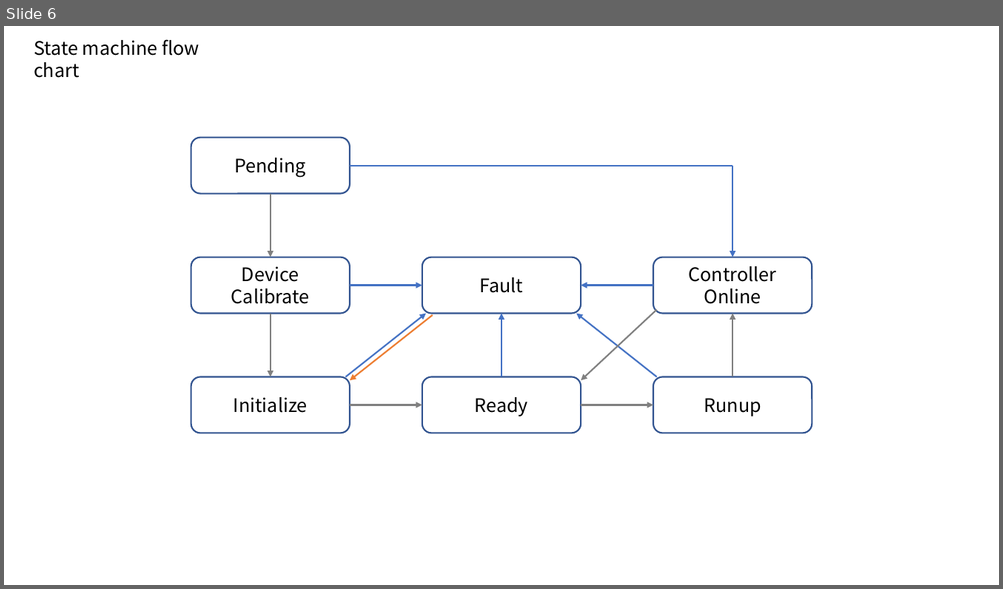
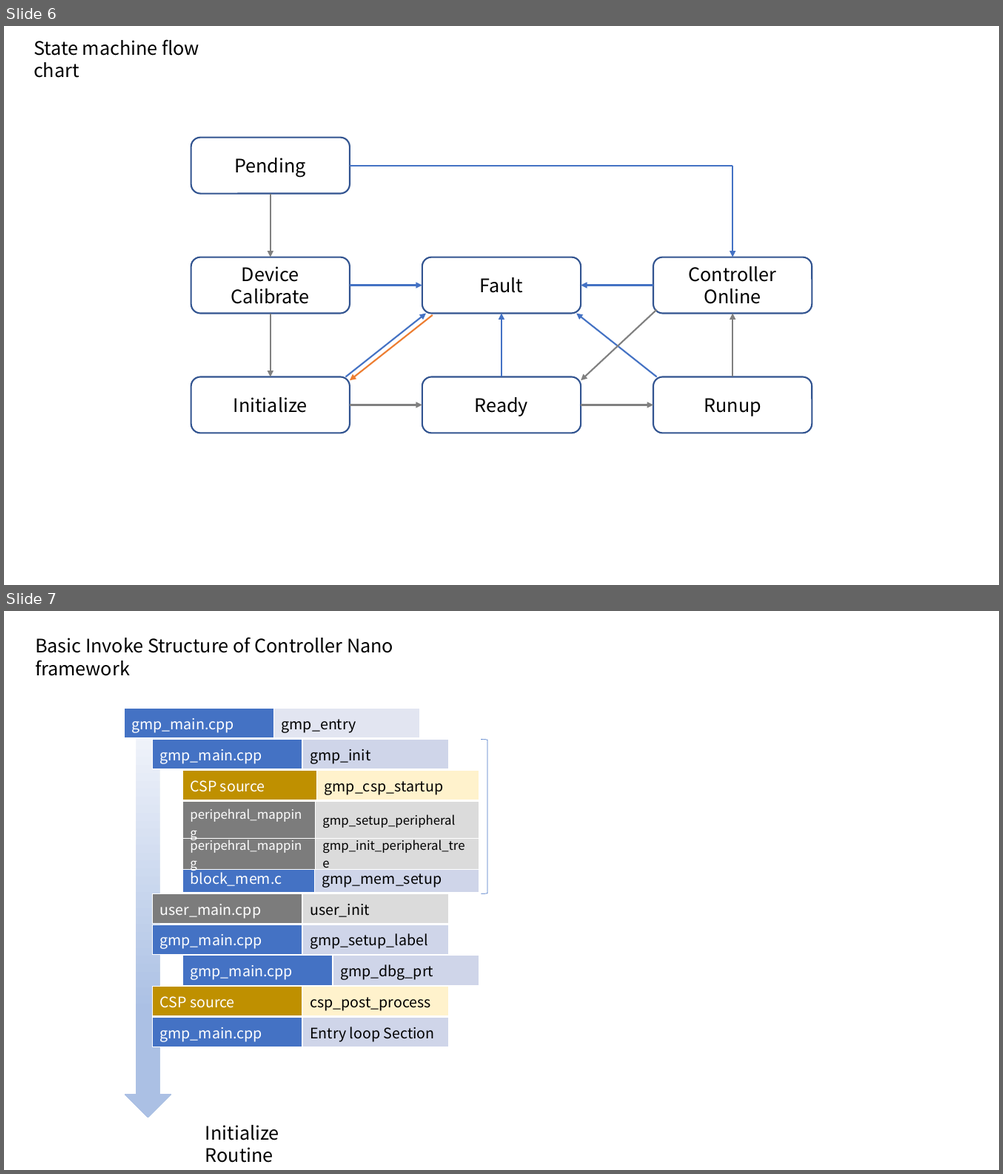
Before and after one commit to sjw1109/gmp_pro, a slide deck: img/source picture of GMP core.pptx. Shown one above the other, each under a label of ours: slide 6 before the commit, slides 6 and 7 after it. The pictures are 1003x589 and 1003x1174 pixels, drawn with LibreOffice and Linux fonts; fonts in the diff are those of the drawing. Boxes give left, top, right and bottom in pixels: in the first picture for what was removed or moved away, otherwise in the second. Text is boxed around its words. In the diff, an @@ line names an element or a change of style, - is before the commit and + after.

Commit message:
upgrade framework

```diff
--- a/img/source picture of GMP core.pptx
+++ b/img/source picture of GMP core.pptx
@@ slide 7 added at (4, 611, 999, 1170), background #FFFFFF @@
@@ text added at (35, 637, 393, 676), 18 pt, text #000000 @@
+Basic Invoke Structure of Controller Nano framework
@@ down arrow added at (124, 709, 171, 1119), fill gradient #F6F8FC to #ABC0E4 @@
@@ table added at (124, 709, 421, 738), 1 rows, 2 columns @@
+gmp_main.cpp | gmp_entry
@@ table added at (153, 739, 449, 769), 1 rows, 2 columns @@
+gmp_main.cpp | gmp_init
@@ right bracket added at (481, 739, 487, 894), outline #4472C4 0.5 pt @@
@@ table added at (183, 771, 479, 800), 1 rows, 2 columns @@
+CSP source | gmp_csp_startup
@@ table added at (183, 801, 479, 831), 1 rows, 2 columns @@
+peripehral_mapping | gmp_setup_peripheral
@@ table added at (183, 832, 479, 862), 1 rows, 2 columns @@
+peripehral_mapping | gmp_init_peripheral_tree
@@ table added at (183, 863, 479, 893), 1 rows, 2 columns @@
+block_mem.c | gmp_mem_setup
@@ table added at (153, 894, 449, 923), 1 rows, 2 columns @@
+user_main.cpp | user_init
@@ table added at (153, 925, 449, 955), 1 rows, 2 columns @@
+gmp_main.cpp | gmp_setup_label
@@ table added at (183, 956, 479, 985), 1 rows, 2 columns @@
+gmp_main.cpp | gmp_dbg_prt
@@ table added at (153, 987, 449, 1017), 1 rows, 2 columns @@
+CSP source | csp_post_process
@@ table added at (153, 1017, 449, 1048), 1 rows, 2 columns @@
+gmp_main.cpp | Entry loop Section
@@ text added at (205, 1125, 279, 1163), 18 pt, text #000000 @@
+Initialize Routine
```
Also in this commit, not shown: 2 other slides added, 15 other files.
